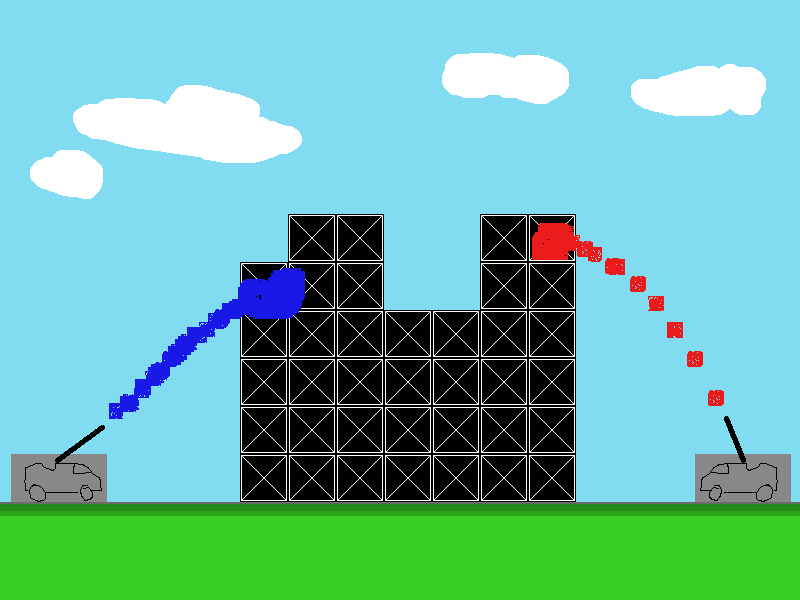
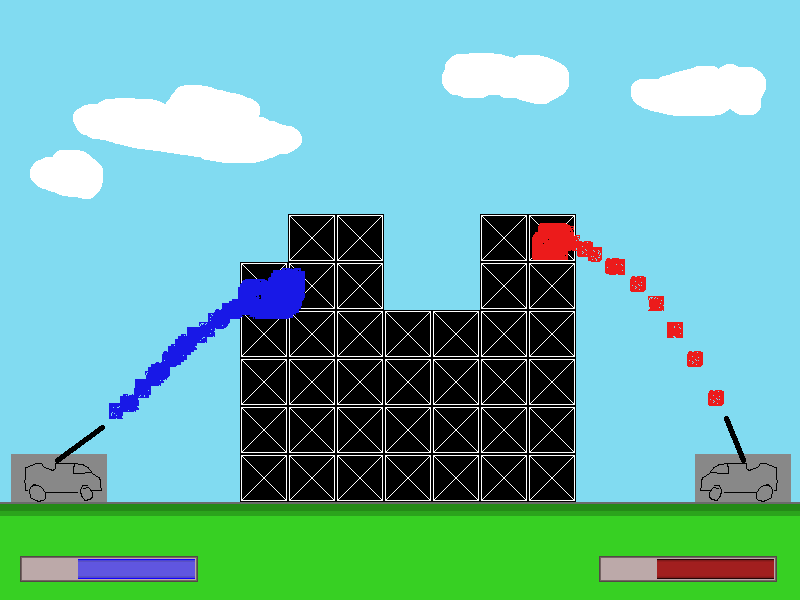
Two versions of the same layered image (800px x 600px). Layer-by-layer changes:
added layer "Layer #7" above "Layer #6" over [78, 559, 774, 579]
added layer "Layer #6" above "Layer #5" over [20, 556, 777, 582]
